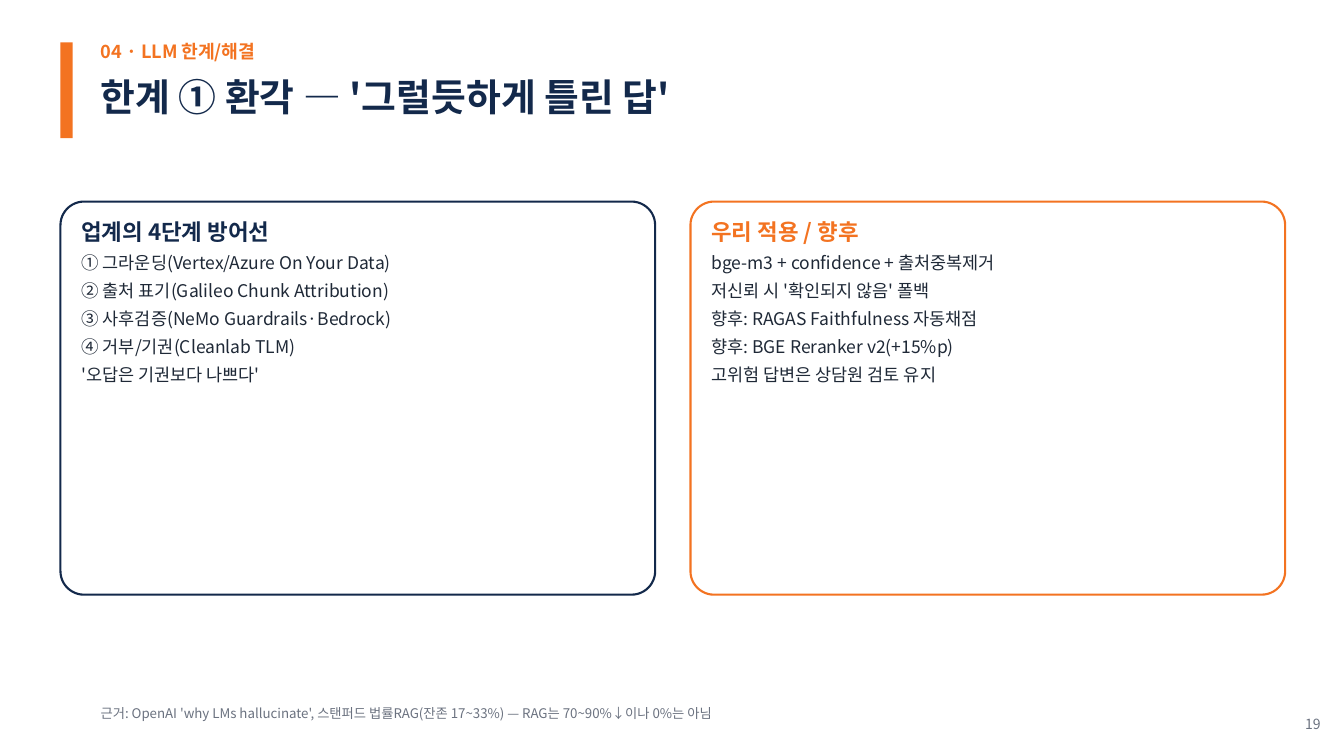
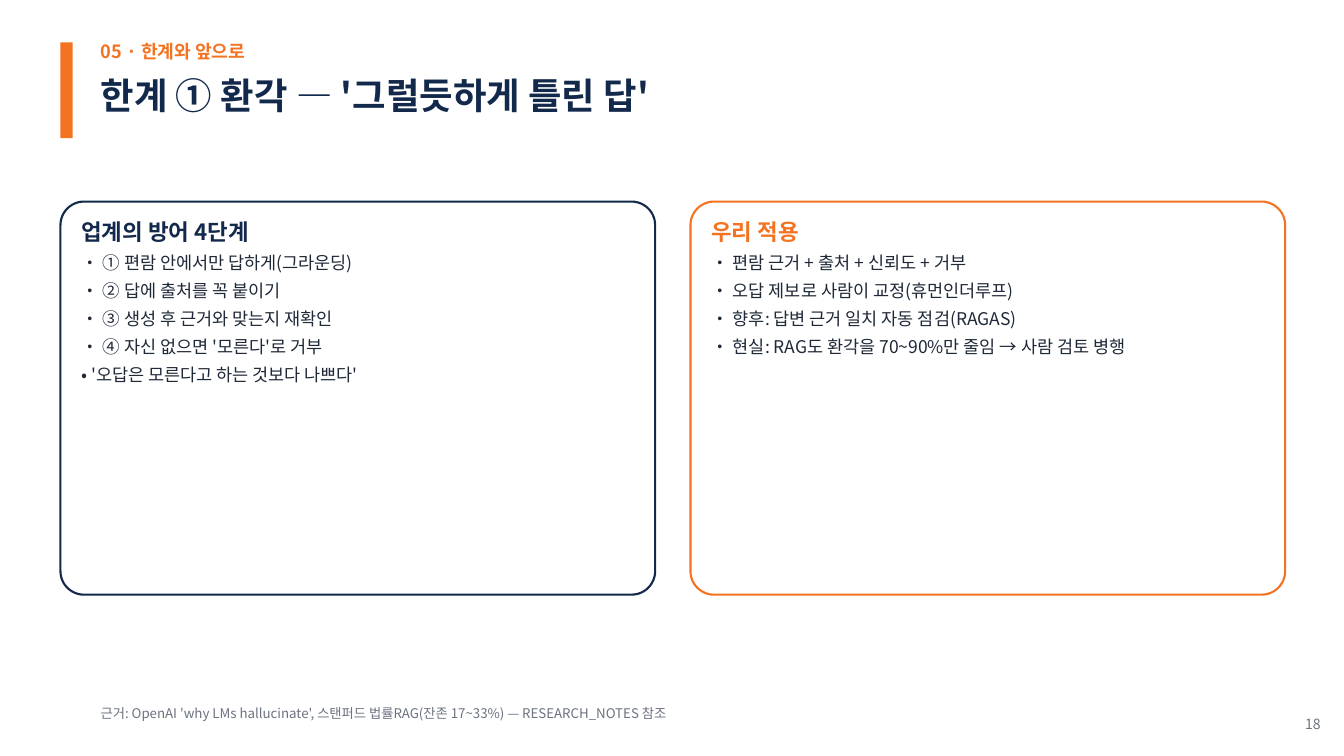
Before and after one commit to woochichichi/2026_HICT_ChatBot, a slide deck: slide 18 of docs/presentation/한화투자증권_AI상담_PoC_30min.pptx (slide 19 before the commit). Drawn at 1344x756 pixels with LibreOffice and Linux fonts; fonts in the diff are those of the drawing. Boxes give left, top, right and bottom in pixels: in the first picture for what was removed or moved away, otherwise in the second. Text is boxed around its words. In the diff, an @@ line names an element or a change of style, - is before the commit and + after.

```diff
--- a/docs/presentation/한화투자증권_AI상담_PoC_30min.pptx
+++ b/docs/presentation/한화투자증권_AI상담_PoC_30min.pptx
@@ text at (x1=101, y1=42, x2=245, y2=60): text changed @@
-04 · LLM 한계/해결
+05 · 한계와 앞으로
@@ text "한계 ① 환각 — '그럴듯하게 ..." at (x1=101, y1=78, x2=650, y2=113): size 27 to 26 pt @@
@@ text in rounded rectangle at (x1=81, y1=221, x2=358, y2=383): text changed @@
-업계의 4단계 방어선
-① 그라운딩(Vertex/Azure On Your Data)
-② 출처 표기(Galileo Chunk Attribution)
-③ 사후검증(NeMo Guardrails·Bedrock)
-④ 거부/기권(Cleanlab TLM)
-'오답은 기권보다 나쁘다'
+업계의 방어 4단계
+• ① 편람 안에서만 답하게(그라운딩)
+• ② 답에 출처를 꼭 붙이기
+• ③ 생성 후 근거와 맞는지 재확인
+• ④ 자신 없으면 '모른다'로 거부
+• '오답은 모른다고 하는 것보다 나쁘다'
@@ text in rounded rectangle at (x1=711, y1=221, x2=1126, y2=355): text changed @@
-우리 적용 / 향후
-bge-m3 + confidence + 출처중복제거
-저신뢰 시 '확인되지 않음' 폴백
-향후: RAGAS Faithfulness 자동채점
-향후: BGE Reranker v2(+15%p)
-고위험 답변은 상담원 검토 유지
+우리 적용
+• 편람 근거 + 출처 + 신뢰도 + 거부
+• 오답 제보로 사람이 교정(휴먼인더루프)
+• 향후: 답변 근거 일치 자동 점검(RAGAS)
+• 현실: RAG도 환각을 70~90%만 줄임 → 사람 검토 병행
@@ text at (x1=101, y1=707, x2=666, y2=721): text changed @@
-근거: OpenAI 'why LMs hallucinate', 스탠퍼드 법률RAG(잔존 17~33%) — RAG는 70~90%↓이나 0%는 아님
+근거: OpenAI 'why LMs hallucinate', 스탠퍼드 법률RAG(잔존 17~33%) — RESEARCH_NOTES 참조
```
Also in this commit, not shown: 19 other slides changed, 8 slides added, 10 slides removed, 10 other files.
